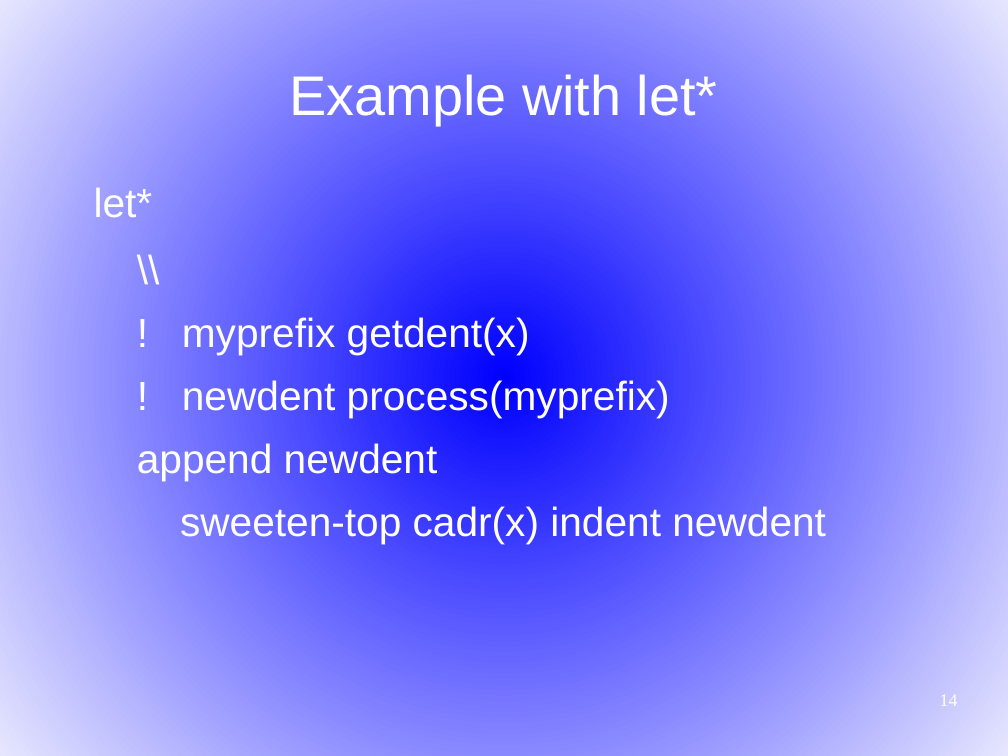
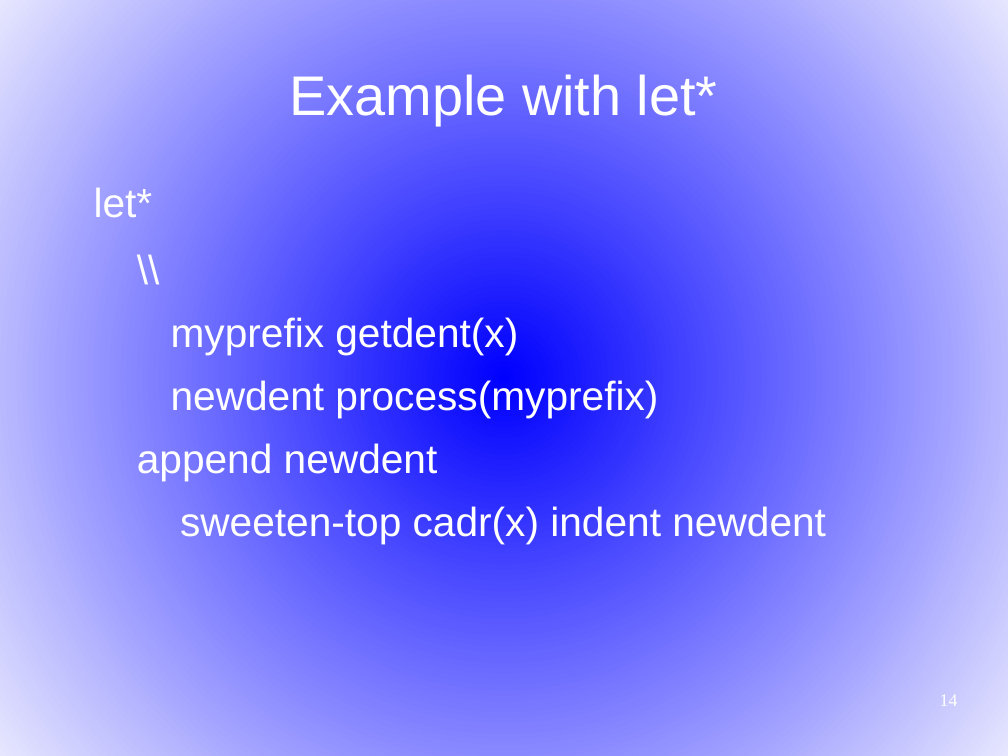
Before and after one commit to martin12333/Readable-Lisp-S-expressions, a slide deck: slide 14 of readable-s-expressions.odp. Drawn at 1008x756 pixels with LibreOffice and Linux fonts; fonts in the diff are those of the drawing. Boxes give left, top, right and bottom in pixels: in the first picture for what was removed or moved away, otherwise in the second. Text is boxed around its words. In the diff, an @@ line names an element or a change of style, - is before the commit and + after.

```diff
--- a/readable-s-expressions.odp
+++ b/readable-s-expressions.odp
@@ text at (171, 317, 658, 418): text changed @@
-  ! myprefix getdent(x)
-  ! newdent process(myprefix)
+  myprefix getdent(x)
+  newdent process(myprefix)
```
Also in this commit, not shown: 3 other slides changed.
